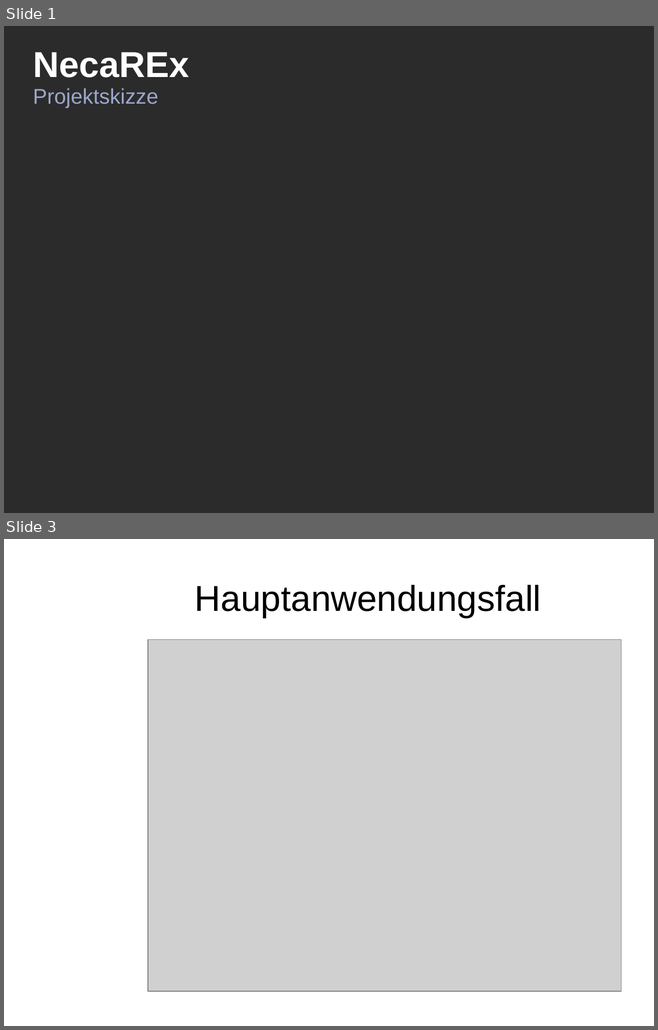
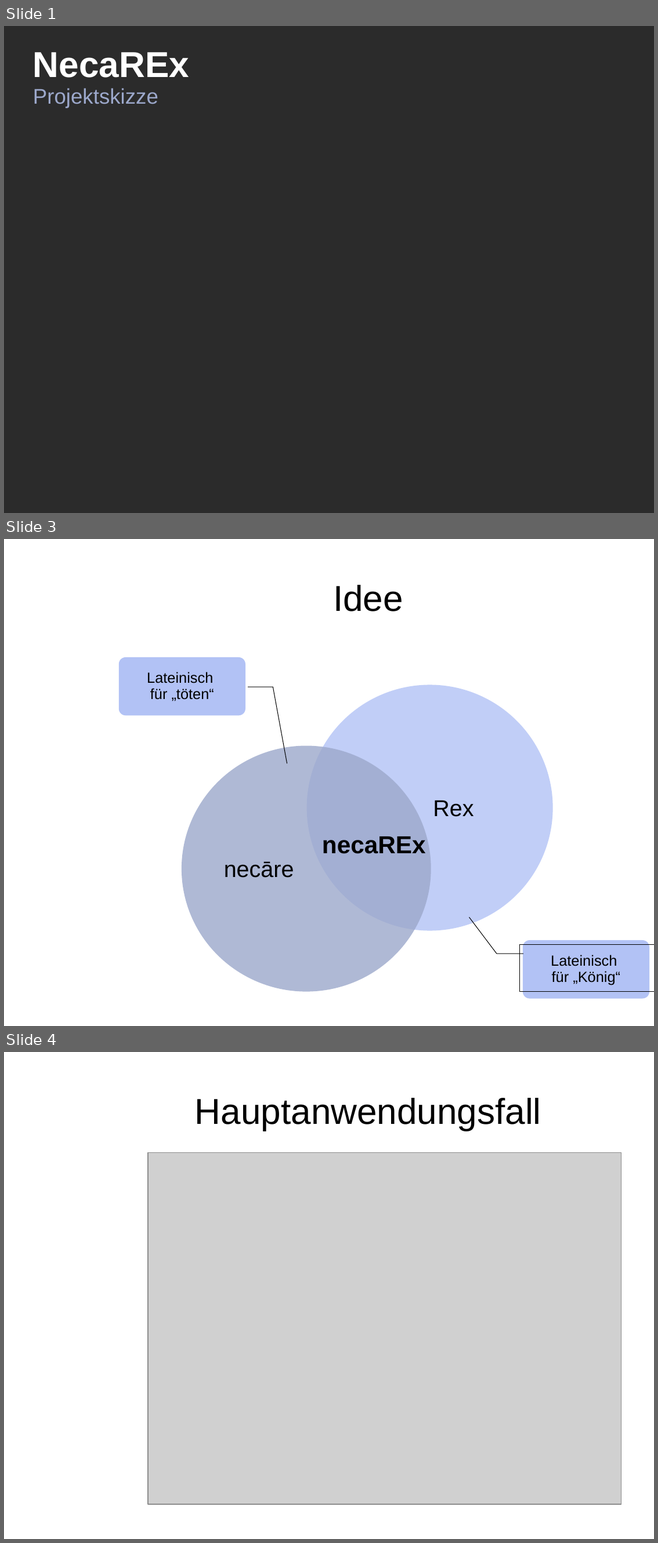
Before and after one commit to sprengmeister/IT10-t_SWE1_chess, a slide deck: Planung/projektskizze_nad.pptx. Shown one above the other, each under a label of ours: slides 1 and 3 before the commit, slides 1, 3 and 4 after it; the slides between them are not shown. The pictures are 658x1030 and 658x1543 pixels, drawn with LibreOffice and Linux fonts; fonts in the diff are those of the drawing; grey boxes stand for pictures; background and template pictures are left out; a plain dark background stands for a picture behind light text. Boxes give left, top, right and bottom in pixels: in the first picture for what was removed or moved away, otherwise in the second. Text is boxed around its words. In the diff, an @@ line names an element or a change of style, - is before the commit and + after.

```diff
--- a/Planung/projektskizze_nad.pptx
+++ b/Planung/projektskizze_nad.pptx
@@ slide 3 added at [4, 539, 654, 1026], background picture (left out) @@
@@ title added at [333, 585, 403, 611], 44 pt, text #000000 @@
+Idee
@@ rounded rectangle added at [119, 657, 246, 716], fill #B2C2F5, 18 pt, text #000000 @@
+Lateinisch
+für „töten“
@@ freeform shape added at [248, 687, 287, 763], outline #000000 0.75 pt @@
@@ ellipse added at [306, 685, 552, 931], fill #B2C2F5 at 80% opacity, 28 pt, text #000000 @@
+Rex
@@ ellipse added at [181, 746, 431, 992], fill #9CA8CB at 80% opacity, 28 pt, text #000000 @@
+necāre
@@ text added at [322, 837, 426, 854], 30 pt, text #000000, bold @@
+necaREx
@@ border callout added at [520, 945, 654, 992], outline #000000 0.75 pt @@
@@ rounded rectangle added at [523, 940, 650, 999], fill #B2C2F5, 18 pt, text #000000 @@
+Lateinisch
+für „König“
@@ what was slide 3 is now slide 4 @@
```
Also in this commit, not shown: 3 other slides added, 2 slides removed.
